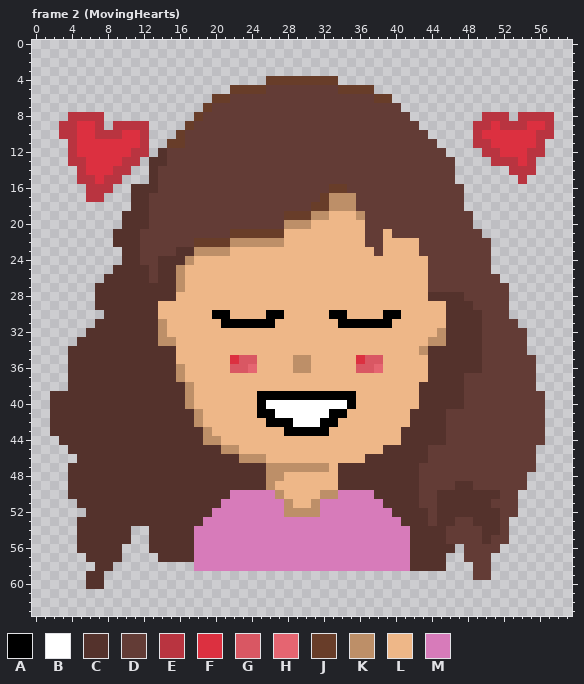
Two versions of one pixel-art file, Assets/VeryHappyWifeHearts.aseprite. The picture above was drawn from the file before the commit.
60x64 pixels, 3 frames. Shown: frame 2 (MovingHearts). The commit also changed other frames, which this record leaves out.
Palette (. is transparent): A #000000  B #ffffff  C #54322c  D #633c36  E #b93440  F #dc3040  G #d95763  H #e56571  J #683d29  K #bd8f68  L #eeb788  M #d77bba
And afterwards:
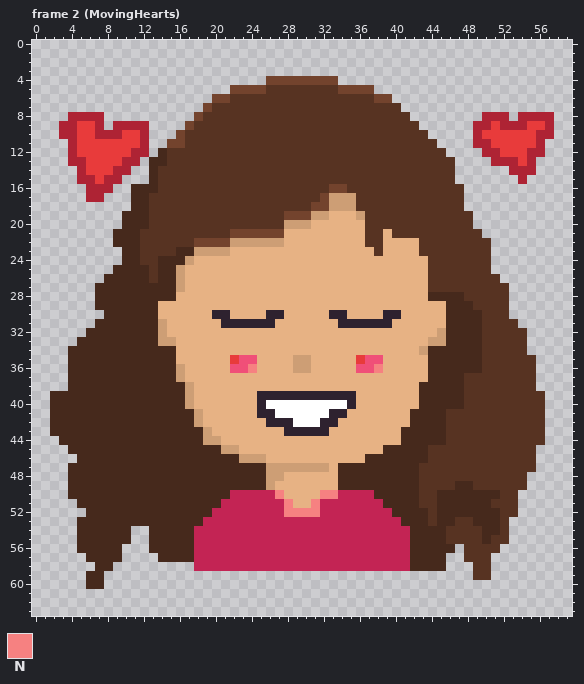
Colours new in this view: N #f68181
The exact change:
@@ palette @@
-A #000000
+A #2e222f
-C #54322c
+C #46291c
-D #633c36
+D #573322
-E #b93440
+E #ae2334
-F #dc3040
+F #e83b3b
-G #d95763
+G #f04f78
-J #683d29
+J #73432d
-K #bd8f68
+K #cd9e75
-L #eeb788
+L #e7b284
-M #d77bba
+M #c32454
--- frame 2 (MovingHearts)
@@ x 22..40 @@
 35 FGGLLLLKKLLLLLFGGLL
-36 GGHLLLLKKLLLLLGGHLL
+36 GGNLLLLKKLLLLLGGNLL
 37 LLLLLLLLLLLLLLLLLLL
@@ x 25..35 @@
 49 CKLLLLLLLCC
-50 MMKLLLLKKMM
-51 MMMKLLKMMMM
-52 MMMKKKKMMMM
+50 MMNLLLLNNMM
+51 MMMNLLNMMMM
+52 MMMNNNNMMMM
 53 MMMMMMMMMMM
Where, in picture pixels (left, top, right, bottom), the same in both pictures:
changed: (50, 76, 554, 589)
